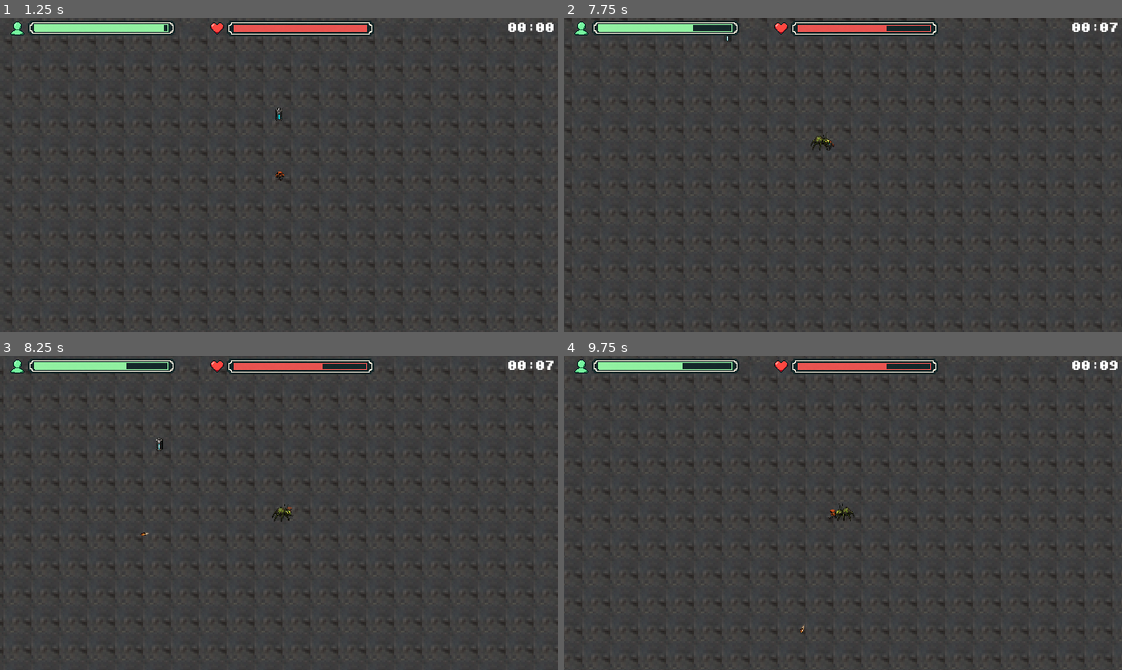
Above: before the commit, frames 1-4 (two rows, left to right).
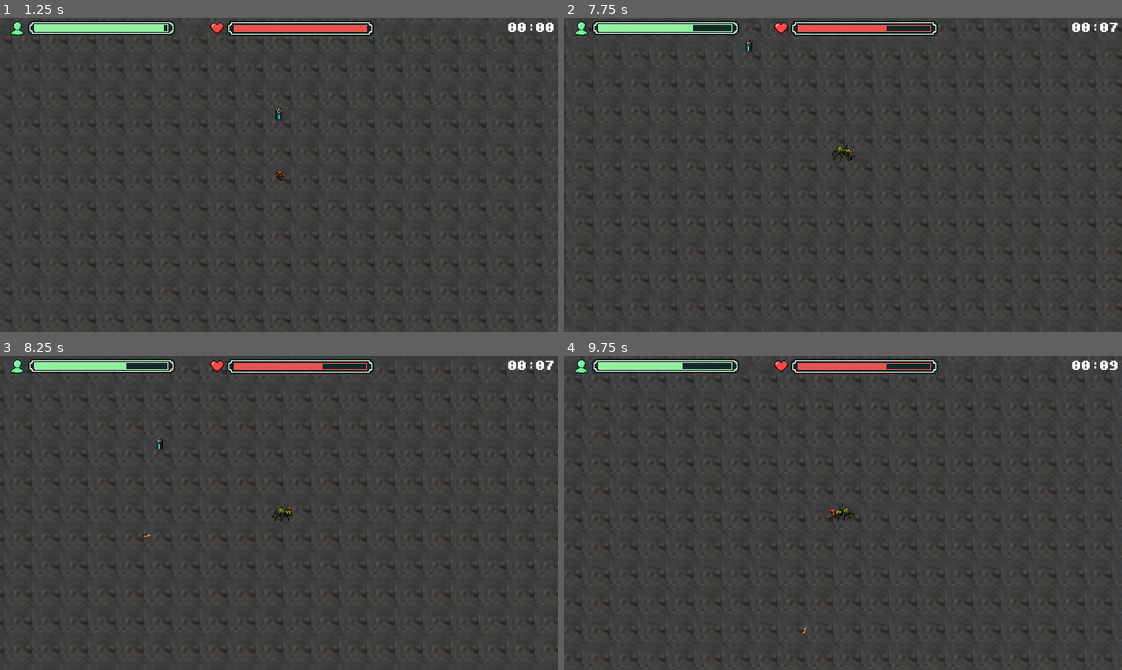
Above: after the commit, the same moments.

Repository: DevLucasOnly/DevLucasOnly-SurviveGD-Prototipo-de-Sobrevivencia-2D
Game: Godot game, scene res://scenes/main_menu.tscn
Same seed, same stepped clock (60 frames per second), same inputs: the game is played once before the commit and once after it.
Inputs (mouse positions are in pixels of both pictures, inside the frame that each line leads up to):
- Up to frame 1 (1.25 s): click (284, 218) at 0.5 s
- Up to frame 2 (7.75 s): tap Enter at 1.25 s; move the mouse to (965, 159) at 1.27 s; press the mouse at (965, 159) at 1.28 s; hold D (move_right) 1.28-2.03 s; move the mouse to (731, 190) at 2.02 s; release the mouse at (731, 190) at 2.03 s; hold S (move_down) 2.03-2.78 s; click (731, 190) at 2.1 s; move the mouse to (898, 105) at 2.77 s; press the mouse at (898, 105) at 2.78 s; hold D (move_right) 2.78-3.53 s; move the mouse to (815, 237) at 3.52 s; release the mouse at (815, 237) at 3.53 s; hold W (move_up) 3.53-4.28 s; click (815, 237) at 3.6 s; move the mouse to (1010, 222) at 4.27 s; press the mouse at (1010, 222) at 4.28 s; hold A (move_left) 4.28-5.78 s; move the mouse to (675, 127) at 5.02 s; release the mouse at (675, 127) at 5.03 s; click (675, 127) at 5.1 s; move the mouse to (870, 175) at 5.77 s; press the mouse at (870, 175) at 5.78 s; hold S (move_down) 5.78-6.53 s; move the mouse to (759, 96) at 6.52 s; release the mouse at (759, 96) at 6.53 s; hold D (move_right) 6.53-7.28 s; click (759, 96) at 6.6 s; move the mouse to (965, 159) at 7.27 s; press the mouse at (965, 159) at 7.28 s; hold W (move_up) from 7.28 s (still down)
- Up to frame 3 (8.25 s): move the mouse to (167, 528) at 8.02 s; release W (move_up) at 8.03 s; release the mouse at (167, 528) at 8.03 s; hold D (move_right) from 8.03 s (still down); click (167, 528) at 8.1 s
- Up to frame 4 (9.75 s): move the mouse to (898, 443) at 8.77 s; release D (move_right) at 8.78 s; press the mouse at (898, 443) at 8.78 s; hold S (move_down) 8.78-9.53 s; move the mouse to (815, 575) at 9.52 s; release the mouse at (815, 575) at 9.53 s; hold A (move_left) from 9.53 s (still down); click (815, 575) at 9.6 s

Frame 1 is identical in both runs. In frame 2, 3.3% of the frame differs, in the area x 0-100%, y 0-99%; in frame 3, 0.2%; in frame 4, less than 0.1%.

Commit message:
Ajuste na colisão do jogador

Diff:
--- a/scenes/Player.tscn
+++ b/scenes/Player.tscn
@@ -147,12 +147,11 @@
 texture = ExtResource("2_v6fml")
 hframes = 8
 vframes = 2
-frame = 13
 region_enabled = true
 region_rect = Rect2(-5.4888916, 2.31102, 1268.365, 322.78748)
 
 [node name="CollisionShape2D" type="CollisionShape2D" parent="." unique_id=431914994]
-position = Vector2(-0.5, 0)
+position = Vector2(0.5, 0)
 shape = SubResource("RectangleShape2D_70d11")
 
 [node name="AnimationPlayer" type="AnimationPlayer" parent="." unique_id=73426016]
@@ -164,7 +163,7 @@
 position_smoothing_speed = 10.0
 
 [node name="Muzzle" type="Marker2D" parent="." unique_id=518234097]
-position = Vector2(-3, 0)
+position = Vector2(-2, 1)
 
 [node name="TimerInvulnerabilidade" type="Timer" parent="." unique_id=1866591714]
 one_shot = true
